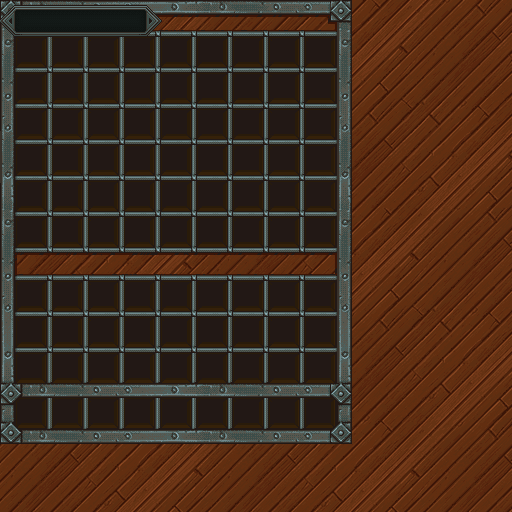
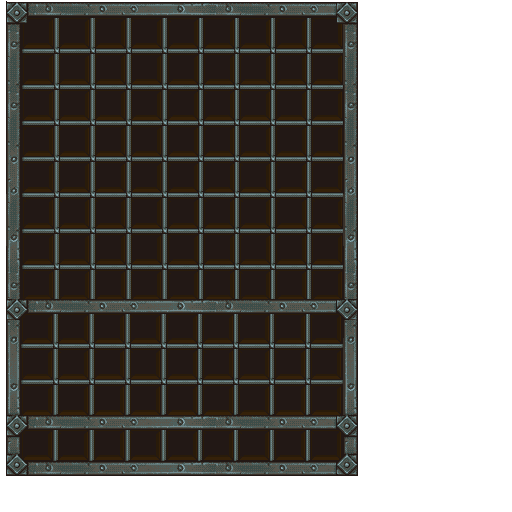
Comparing the layer stacks of the two 512 × 512 images. Changes:
hid "TitleBack" over left=0, top=5, right=162, bottom=37
hid group "Metal" (4 layers) over left=0, top=0, right=352, bottom=444
hid "GirdBox" over left=15, top=36, right=337, bottom=429
added group "Group 1" with 4 layers above "Metal copy" over left=5, top=231, right=361, bottom=316
added group "Metal copy" with 11 layers above "Stone" over left=6, top=1, right=358, bottom=476
added layer "Layer 11" in group "Metal copy" over left=6, top=299, right=358, bottom=320
added layer "Layer 10" in group "Metal copy" over left=343, top=85, right=358, bottom=338
added layer "Layer 9" in group "Metal copy" over left=6, top=85, right=21, bottom=338
added layer "Shadow" (2nd of 2, in "Metal copy") in group "Metal copy" over left=6, top=1, right=358, bottom=277
added layer "Layer 13" in group "Metal copy" over left=20, top=214, right=21, bottom=258
added layer "Layer 14" in group "Metal copy" over left=21, top=206, right=22, bottom=282
added layer "Layer 3" in group "Metal copy" over left=21, top=12, right=344, bottom=234
added layer "Layer 4" in group "Metal copy" over left=22, top=83, right=344, bottom=308
added layer "Layer 1" in group "Metal copy" over left=6, top=307, right=358, bottom=476
hid "WOOD" over left=0, top=0, right=512, bottom=512
